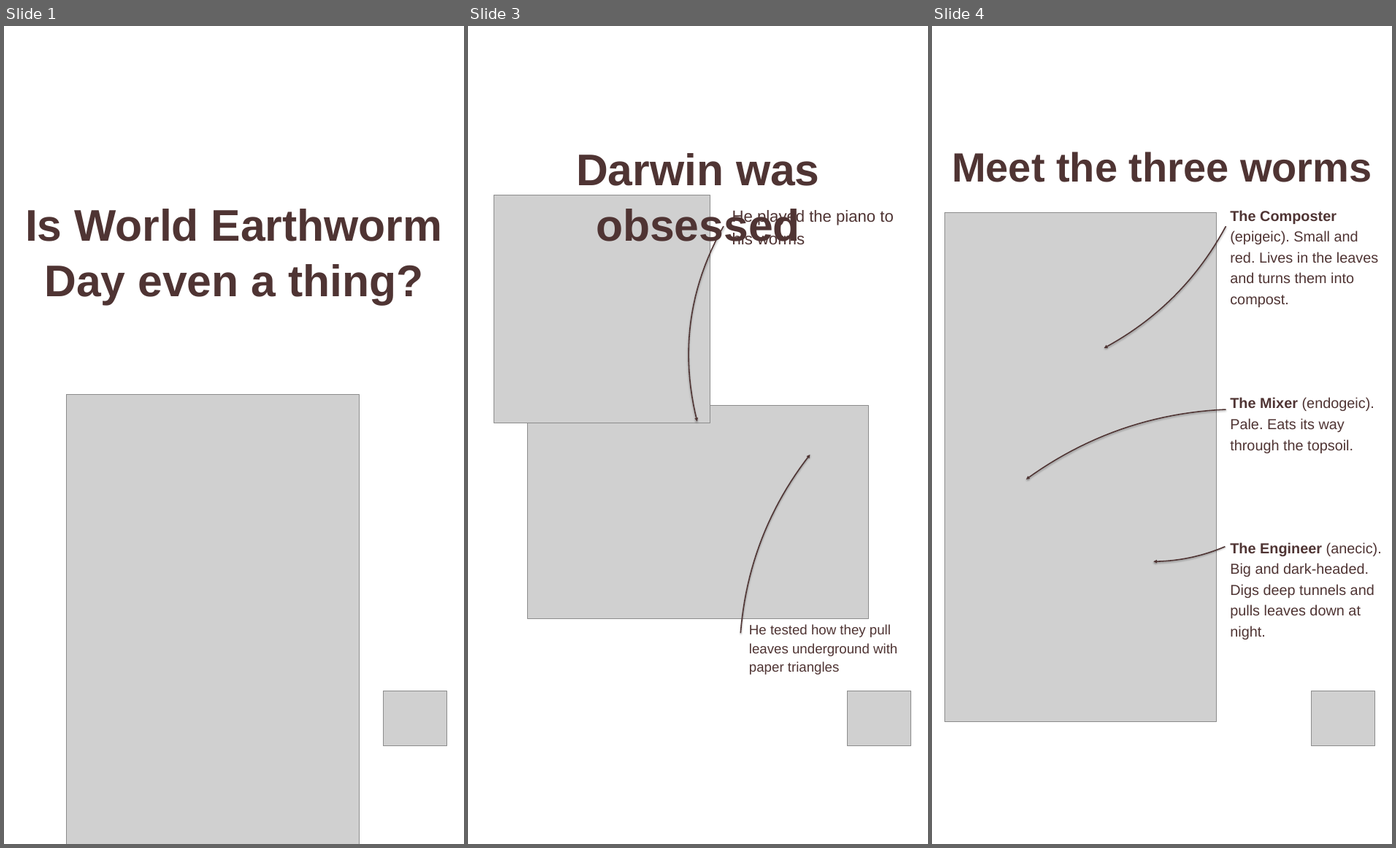
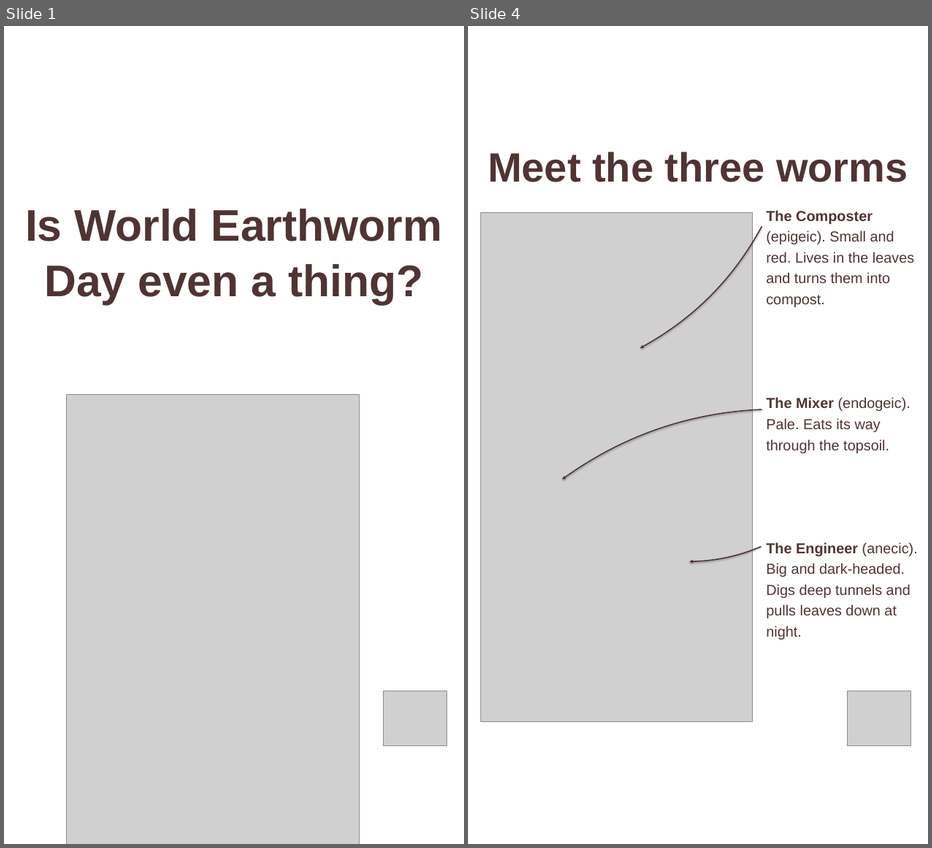
Before and after one commit to linneamoritznyc/final-SFWsite-Linnea, a slide deck: social/earthworm-day-2026-10-21/21-10-2026-wed-ig-story-earthworm.pptx. Shown side by side, each under a label of ours: slides 1, 3 and 4 before the commit, slides 1 and 4 after it; the slides between them are not shown. The pictures are 1396x848 and 932x848 pixels, drawn with LibreOffice and Linux fonts; fonts in the diff are those of the drawing; grey boxes stand for pictures. Boxes give left, top, right and bottom in pixels: in the first picture for what was removed or moved away, otherwise in the second. Text is boxed around its words. In the diff, an @@ line names an element or a change of style, - is before the commit and + after.

```diff
--- a/social/earthworm-day-2026-10-21/21-10-2026-wed-ig-story-earthworm.pptx
+++ b/social/earthworm-day-2026-10-21/21-10-2026-wed-ig-story-earthworm.pptx
@@ slide 3 removed at (468,26,928,844), background #FFFFFF @@
@@ text removed at (576,153,820,249) @@
-Darwin was obsessed
@@ picture removed at (494,195,710,422) @@
@@ text removed at (732,209,893,244) @@
-He played the piano to
-his worms
@@ freeform shape removed at (688,226,724,422) @@
@@ picture removed at (527,406,868,619) @@
@@ freeform shape removed at (741,455,810,633) @@
@@ text removed at (749,624,897,674) @@
-He tested how they pull
-leaves underground with
-paper triangles
@@ picture removed at (847,690,910,746) @@
```
Also in this commit, not shown: 1 slide changed, 1 slide added, 9 other files.
